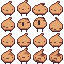
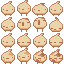
Before/after of a 64 × 64 layered artwork. What changed in the layer stack:
removed group "Idle" (4 layers) over [1, 0, 63, 16]
removed layer "Layer 1 copy" from group "Idle" over [32, 3, 48, 16]
removed layer "Layer 2" from group "Idle" over [1, 1, 15, 16]
removed layer "Layer 1 copy 2" from group "Idle" over [17, 0, 31, 16]
removed layer "Layer 2 copy" (1st of 2, in "Idle") from group "Idle" over [49, 1, 63, 16]
added layer "Layer 4 copy 3" above "Layer 8 copy" over [1, 33, 63, 48]
added layer "Layer 8 copy" above "Layer 8" over [49, 49, 63, 64]
added layer "Layer 8" above "Layer 7 copy" over [33, 49, 47, 64]
added layer "Layer 7 copy" above "Layer 7" over [17, 48, 31, 64]
added layer "Layer 7" above "Layer 6" over [1, 49, 15, 64]
added layer "Layer 6" above "Layer 5" over [49, 17, 63, 32]
added layer "Layer 5" above "New idle" over [1, 17, 47, 32]
added layer "New idle" above "Idle" over [1, 0, 63, 16]
